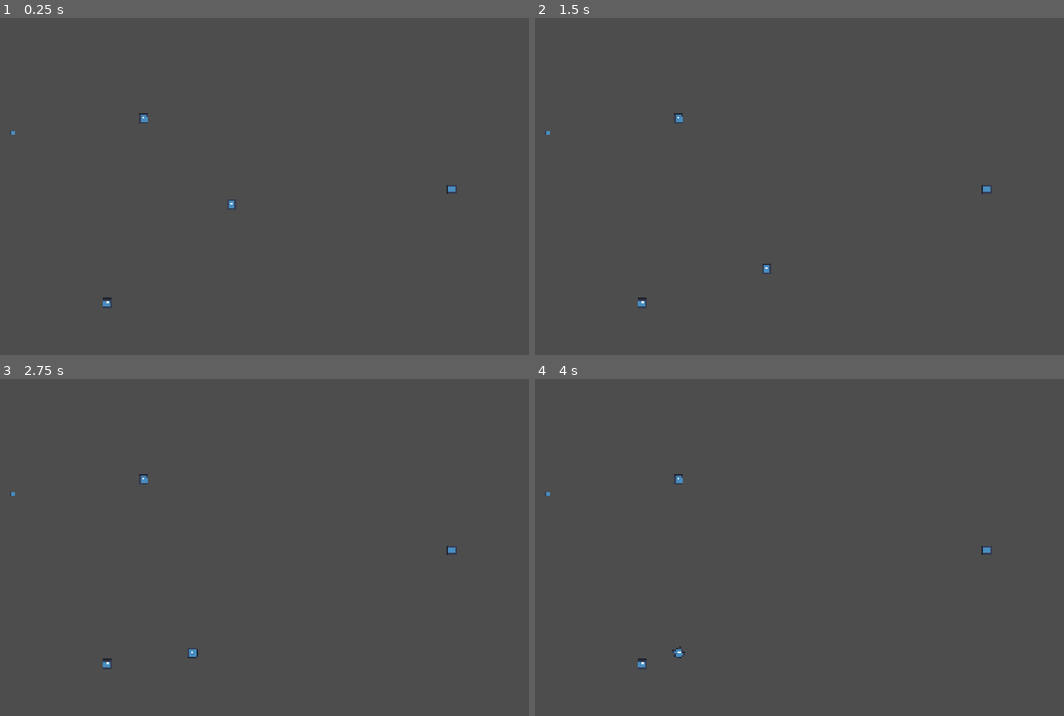
Above: before the commit, frames 1-4 (two rows, left to right).
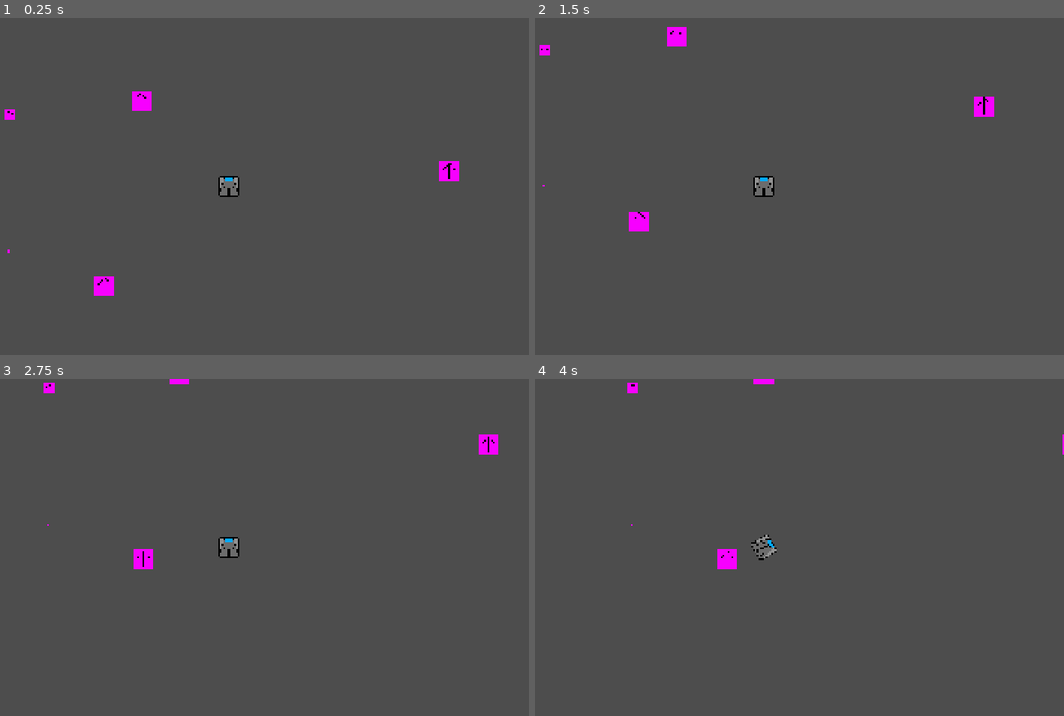
Above: after the commit, the same moments.

Repository: Lord-Technobabble/AlwaysABiggerShip
Game: Godot game, scene res://DEBUG/debug_game_scene.tscn
The game is run twice, just before and just after one commit, with the same random seed, the same clock (stepped at 60 frames per second) and the same inputs. The engine's default icon, where the game draws it, is replaced by a stand-in: a white triangle on a blue panel in a dark square.
Inputs:
- Up to frame 1 (0.25 s): no input
- Up to frame 2 (1.5 s): tap Enter at 0.5 s; hold S (go_aft) 0.53-1.28 s; tap W (go_fore) at 1.35 s
- Up to frame 3 (2.75 s): hold Q (go_port) from 2.03 s (still down)
- Up to frame 4 (4 s): release Q (go_port) at 2.78 s; tap E (go_starboard) at 2.85 s; hold A (rotate_to_port) from 3.53 s (still down)

The runs differ from the first frame. In frame 1, 1.1% of the frame differs, in the area x 0-87%, y 21-86%; in frame 2, 1.1%, in the area x 0-87%, y 2-86%; in frame 3, 1.0%; in frame 4, 0.7%.

Commit message:
added component art, started work on weapons

Diff:
--- a/Resources/Components/Cores/DefaultCoreStats.tres
+++ b/Resources/Components/Cores/DefaultCoreStats.tres
@@ -1,9 +1,11 @@
 [gd_resource type="Resource" format=3 uid="uid://cqajcaae4ab1x"]
 
 [ext_resource type="Script" uid="uid://cdp41vtxpi8sj" path="res://Resources/Scripts/core_stats.gd" id="1_drojp"]
+[ext_resource type="Texture2D" uid="uid://1yy1t7oeauuf" path="res://Art/Cockpit.png" id="2_1nqvm"]
 
 [resource]
 script = ExtResource("1_drojp")
 power_generation = 10
 base_thrust = 500
 rotation_power = 10
+sprite = ExtResource("2_1nqvm")
--- a/Resources/Scripts/component_stats.gd
+++ b/Resources/Scripts/component_stats.gd
@@ -3,6 +3,7 @@
 
 @export var max_health: int = 100
 @export var weight: int = 1
+@export var sprite: Texture2D
 
 func attach_to_ship(ship: Ship):
 	ship.weight += weight
--- a/Scenes/Components/component.gd
+++ b/Scenes/Components/component.gd
@@ -11,12 +11,20 @@
 var connectors: Array[Connector] = []
 
 # Called when the node enters the scene tree for the first time.
+func use_component_stats():
+	if component_stats == null:
+		push_error("There are no stats to use, please attach them")
+		return
+	$ComponentSprite.texture = component_stats.sprite
+
 func _ready() -> void:
 	for connector in $Connectors.get_children():
 		connectors.append(connector)
 
 	for connector in connectors:
 		connector.connection_requested.connect(connector_connection_requested) #Try to say that twice :)
+
+	use_component_stats()
 
 # Called every frame. 'delta' is the elapsed time since the previous frame.
 func _process(_delta: float) -> void:
--- a/Scenes/Components/component.tscn
+++ b/Scenes/Components/component.tscn
@@ -1,11 +1,11 @@
 [gd_scene format=3 uid="uid://duxliy6m82d2t"]
 
 [ext_resource type="Script" uid="uid://kco6o0lwsjlo" path="res://Scenes/Components/component.gd" id="1_s5lif"]
-[ext_resource type="Texture2D" uid="uid://5stw3p4fmujl" path="res://icon.svg" id="2_p8ofj"]
+[ext_resource type="Texture2D" uid="uid://btnx3obnhhf0u" path="res://Art/MissingComponentTexture.png" id="2_p8ofj"]
 [ext_resource type="PackedScene" uid="uid://7jbj3oycb4t2" path="res://Scenes/connector.tscn" id="3_p8ofj"]
 
 [sub_resource type="RectangleShape2D" id="RectangleShape2D_g4v7s"]
-size = Vector2(32, 32)
+size = Vector2(64, 64)
 
 [node name="GenericComponent" type="Area2D" unique_id=403831328]
 monitoring = false
@@ -13,7 +13,6 @@
 script = ExtResource("1_s5lif")
 
 [node name="ComponentSprite" type="Sprite2D" parent="." unique_id=1031695043]
-scale = Vector2(0.25, 0.25)
 texture = ExtResource("2_p8ofj")
 
 [node name="ComponentCollisionShape" type="CollisionShape2D" parent="." unique_id=1078888413]
@@ -22,24 +21,24 @@
 [node name="Connectors" type="Node2D" parent="." unique_id=982104182]
 
 [node name="RightConnector" parent="Connectors" unique_id=165240547 node_paths=PackedStringArray("parent") instance=ExtResource("3_p8ofj")]
-position = Vector2(16, 0)
+position = Vector2(32, 0)
 connection_coords = Vector2i(1, 0)
 parent = NodePath("../..")
 
 [node name="LeftConnector" parent="Connectors" unique_id=1192369320 node_paths=PackedStringArray("parent") instance=ExtResource("3_p8ofj")]
-position = Vector2(-16, 0)
+position = Vector2(-32, 0)
 rotation = 3.1415927
 connection_coords = Vector2i(-1, 0)
 parent = NodePath("../..")
 
 [node name="TopConnector" parent="Connectors" unique_id=995239339 node_paths=PackedStringArray("parent") instance=ExtResource("3_p8ofj")]
-position = Vector2(0, -16)
+position = Vector2(0, -32)
 rotation = -1.5707964
 connection_coords = Vector2i(0, -1)
 parent = NodePath("../..")
 
 [node name="BottomConnector" parent="Connectors" unique_id=348781827 node_paths=PackedStringArray("parent") instance=ExtResource("3_p8ofj")]
-position = Vector2(0, 16)
+position = Vector2(0, 32)
 rotation = 1.5707964
 connection_coords = Vector2i(0, 1)
 parent = NodePath("../..")
--- /dev/null
+++ b/Scenes/Components/weapon_component.tscn
@@ -0,0 +1,20 @@
+[gd_scene format=3 uid="uid://difbn4una6m7o"]
+
+[ext_resource type="PackedScene" uid="uid://duxliy6m82d2t" path="res://Scenes/Components/component.tscn" id="1_twiti"]
+[ext_resource type="Texture2D" uid="uid://c8p5bcfow6oin" path="res://Art/TurretBase.png" id="2_hn3bg"]
+[ext_resource type="Texture2D" uid="uid://bd1fgsfguipw6" path="res://Art/Weapon.png" id="3_in14i"]
+
+[node name="WeaponComponent" unique_id=403831328 instance=ExtResource("1_twiti")]
+
+[node name="ComponentSprite" parent="." index="0" unique_id=1031695043]
+texture = ExtResource("2_hn3bg")
+
+[node name="WeaponPivot" type="Node2D" parent="." index="3" unique_id=734153699]
+
+[node name="WeaponSprite" type="Sprite2D" parent="WeaponPivot" index="0" unique_id=22426554]
+texture = ExtResource("3_in14i")
+
+[node name="WeaponBarrels" type="Node2D" parent="WeaponPivot" index="1" unique_id=1815236056]
+
+[node name="Barrel0" type="Marker2D" parent="WeaponPivot/WeaponBarrels" index="0" unique_id=82079149]
+position = Vector2(0, -24)
--- a/Scenes/connector.tscn
+++ b/Scenes/connector.tscn
@@ -3,7 +3,7 @@
 [ext_resource type="Script" uid="uid://d2xc2myhq1umv" path="res://Scenes/connector.gd" id="1_k5fym"]
 
 [sub_resource type="RectangleShape2D" id="RectangleShape2D_g4v7s"]
-size = Vector2(10, 32)
+size = Vector2(10, 64)
 
 [node name="ConnectorArea" type="Area2D" unique_id=902451792]
 collision_layer = 2
--- a/Scenes/ship.gd
+++ b/Scenes/ship.gd
@@ -1,5 +1,6 @@
 class_name Ship
 extends Node2D
+
 @export var controller: DeadShipController = DeadShipController.new()
 @export var starting_core_scene: PackedScene
 
--- a/Scenes/ship.tscn
+++ b/Scenes/ship.tscn
@@ -4,3 +4,5 @@
 
 [node name="Ship" type="Node2D" unique_id=990183846]
 script = ExtResource("1_j6tcd")
+
+[node name="Camera2D" type="Camera2D" parent="." unique_id=2113334723]
--- a/constants.gd
+++ b/constants.gd
@@ -1,3 +1,3 @@
 extends Node
 
-const COMPONENT_GRID_SIZE = 32
+const COMPONENT_GRID_SIZE = 64
--- a/project.godot
+++ b/project.godot
@@ -66,6 +66,7 @@
 
 [rendering]
 
+textures/canvas_textures/default_texture_filter=0
 rendering_device/driver.windows="d3d12"
 renderer/rendering_method="gl_compatibility"
 renderer/rendering_method.mobile="gl_compatibility"
Binary file added: Art/Armor.png
Not shown, added: Art/Armor.png.import
Binary file added: Art/BaseComponent.png
Not shown, added: Art/BaseComponent.png.import
Binary file added: Art/Cockpit.png
Not shown, added: Art/Cockpit.png.import
Binary file added: Art/MissingComponentTexture.png
Not shown, added: Art/MissingComponentTexture.png.import
Binary file added: Art/Reactor.png
Not shown, added: Art/Reactor.png.import
Binary file added: Art/Thruster.png
Not shown, added: Art/Thruster.png.import
(and 5 more such lines)
